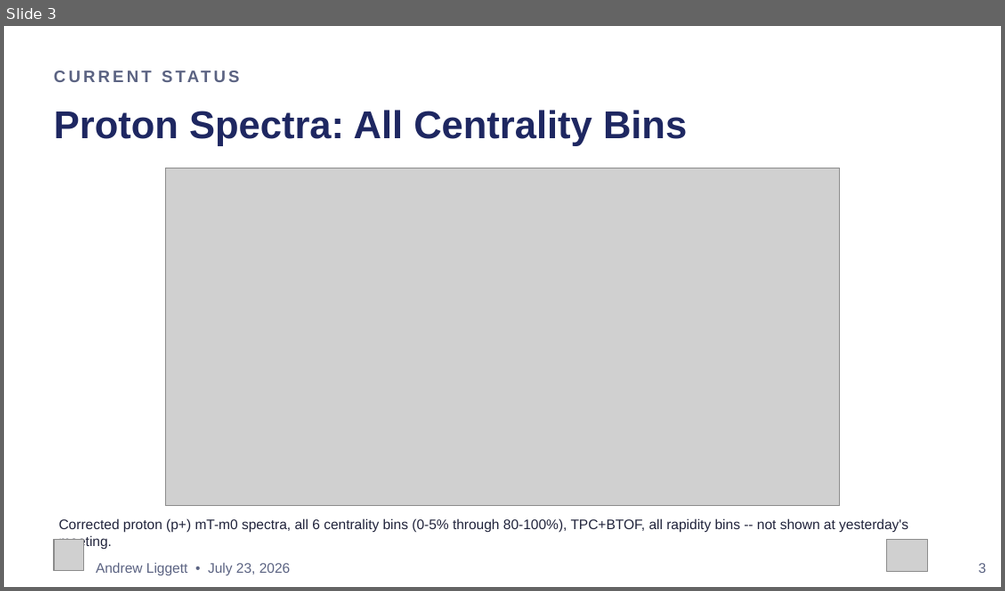
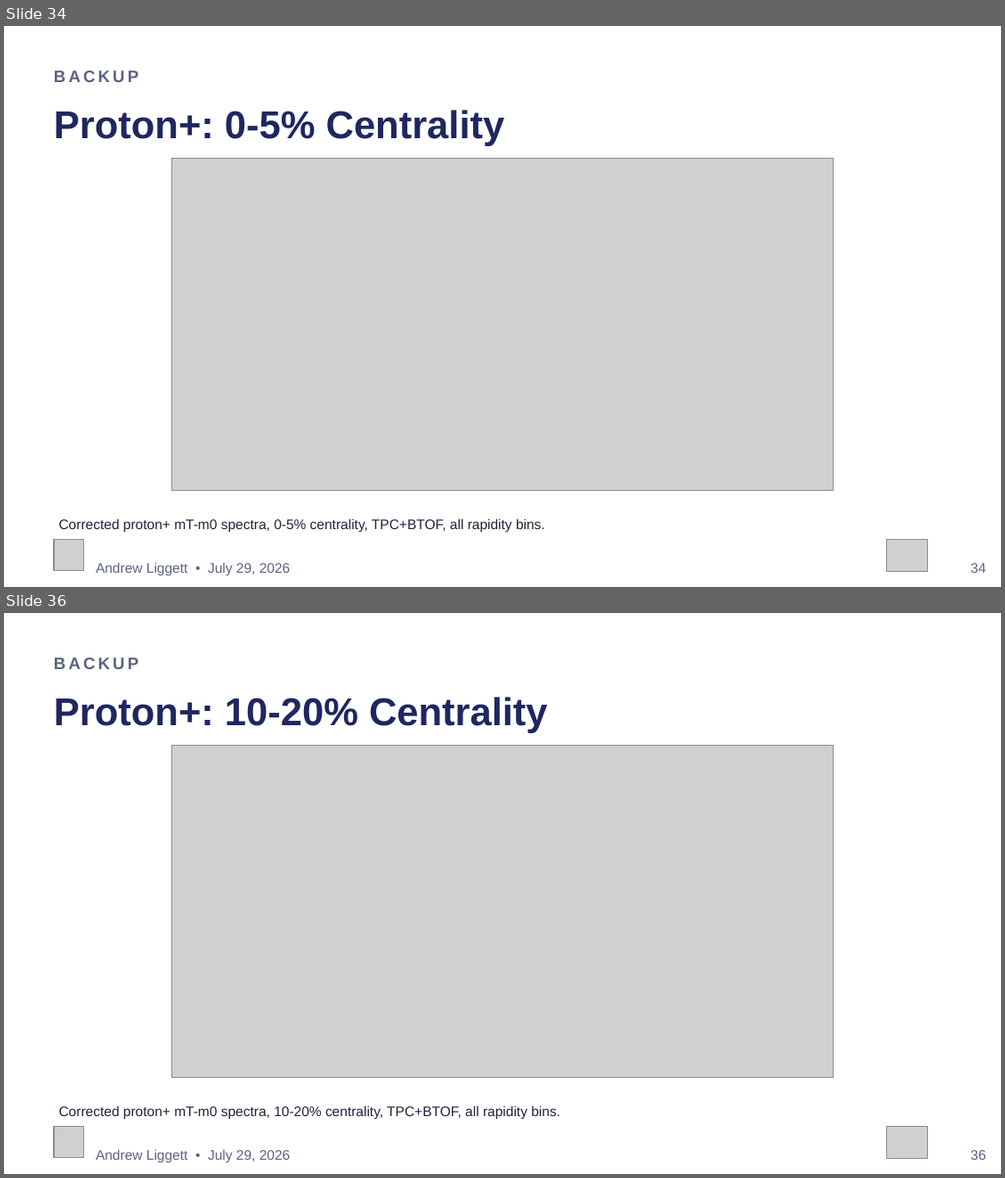
Before and after one commit to liggett2820/lightflavorspectra_OO200, a slide deck: docs/OO200_Spectra_Status_Update_v2.pptx. Shown one above the other, each under a label of ours: slide 3 before the commit, slides 34 and 36 after it; the slides between them are not shown. The pictures are 1005x591 and 1005x1178 pixels, drawn with LibreOffice and Linux fonts; fonts in the diff are those of the drawing; grey boxes stand for pictures. Boxes give left, top, right and bottom in pixels: in the first picture for what was removed or moved away, otherwise in the second. Text is boxed around its words. In the diff, an @@ line names an element or a change of style, - is before the commit and + after.

```diff
--- a/docs/OO200_Spectra_Status_Update_v2.pptx
+++ b/docs/OO200_Spectra_Status_Update_v2.pptx
@@ slide 36 added at (4, 613, 1001, 1174), background #FFFFFF @@
@@ text added at (54, 657, 138, 669), 12 pt, text #5B6382, bold @@
+BACKUP
@@ text added at (54, 697, 548, 733), 28 pt, text #1E2761, bold @@
+Proton+: 10-20% Centrality
@@ picture added at (171, 745, 833, 1078) @@
@@ text added at (59, 1105, 560, 1119), 10 pt, text #20233B @@
+Corrected proton+ mT-m0 spectra, 10-20% centrality, TPC+BTOF, all rapidity bins.
@@ picture added at (54, 1127, 84, 1158) @@
@@ picture added at (886, 1127, 927, 1159) @@
@@ text added at (96, 1149, 291, 1162), 10 pt, text #5B6382 @@
+Andrew Liggett • July 29, 2026
@@ text added at (971, 1150, 986, 1159), 10 pt, text #5B6382 @@
+36
@@ what was slide 3 is now slide 34 @@
@@ slide 34 changed as well @@
@@ text at (54, 70, 138, 82): text changed @@
-CURRENT STATUS
+BACKUP
@@ text at (54, 110, 505, 146): text changed @@
-Proton Spectra: All Centrality Bins
+Proton+: 0-5% Centrality
@@ picture: place and size @@
-picture at (165, 168, 841, 506)
+picture at (171, 158, 833, 491)
@@ text at (59, 518, 545, 532): text changed @@
-Corrected proton (p+) mT-m0 spectra, all 6 centrality bins (0-5% through 80-100%), TPC+BTOF, all rapidity bins -- not shown at yesterday's meeting.
+Corrected proton+ mT-m0 spectra, 0-5% centrality, TPC+BTOF, all rapidity bins.
@@ text at (96, 562, 291, 575): text changed @@
-Andrew Liggett • July 23, 2026
+Andrew Liggett • July 29, 2026
@@ text at (971, 563, 986, 572): text changed @@
-3
+34
```
Also in this commit, not shown: 5 other slides changed, 38 other slides added, 4 slides removed, 1 other file.
